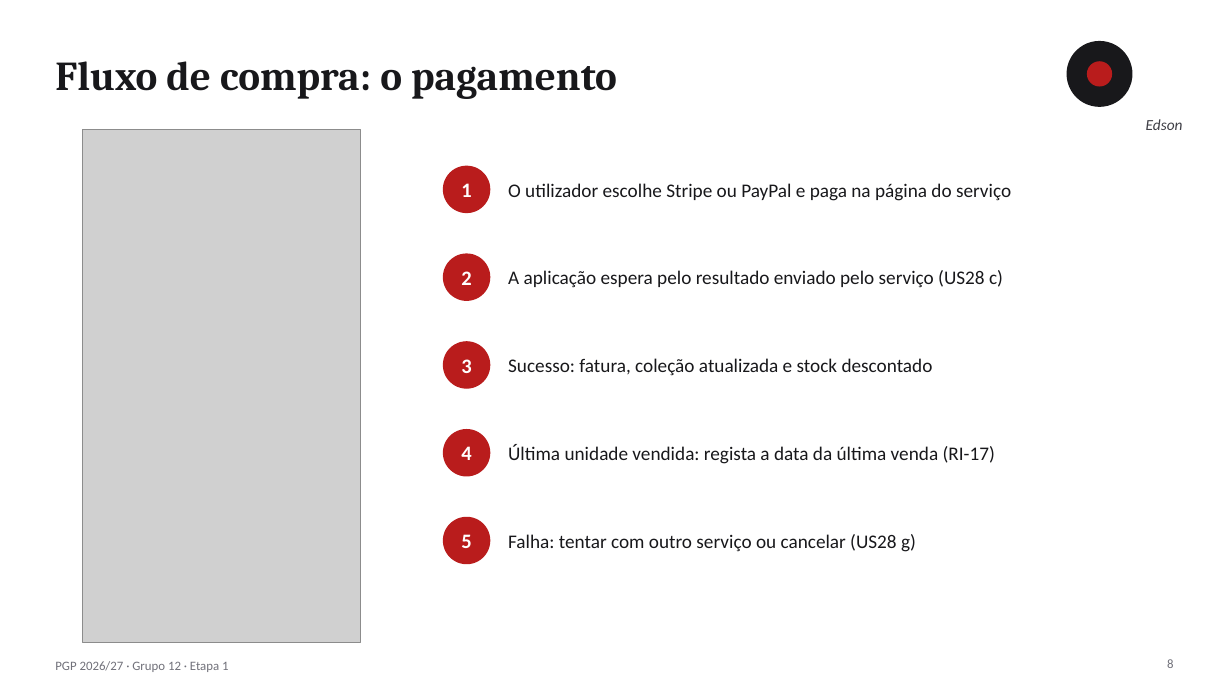
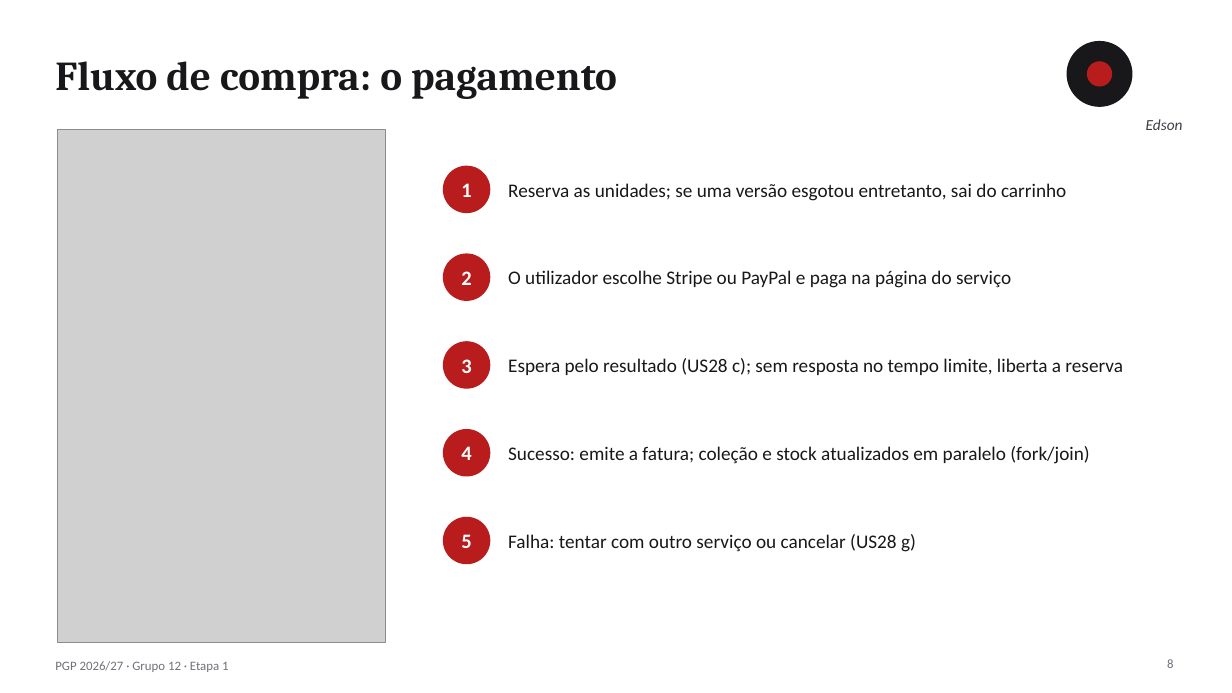
Before and after one commit to malat0o/PGP, a slide deck: slide 8 of etapa1/relatorio/PGP-2627-G12-E1-apresentacao.pptx. Drawn at 1232x693 pixels with LibreOffice and Linux fonts; fonts in the diff are those of the drawing; grey boxes stand for pictures. Boxes give left, top, right and bottom in pixels: in the first picture for what was removed or moved away, otherwise in the second. Text is boxed around its words. In the diff, an @@ line names an element or a change of style, - is before the commit and + after.

Commit message:
Bloco 7: relatório, apresentação e ZIP regenerados
- relatorio.md -> DOCX e PDF (43 páginas, índice atualizado)
- Apresentação: contagens novas, fluxo de pagamento revisto, novos serviços
- ZIP PGP-2627-G12-E1.ZIP com a mesma estrutura de pastas
- Ferramentas de geração guardadas em etapa1/ferramentas/

```diff
--- a/etapa1/relatorio/PGP-2627-G12-E1-apresentacao.pptx
+++ b/etapa1/relatorio/PGP-2627-G12-E1-apresentacao.pptx
@@ picture: place and size @@
-picture at [83,129,361,642]
+picture at [58,129,386,642]
@@ text added at [508,183,1066,201], 15 pt, text #18181B @@
+Reserva as unidades; se uma versão esgotou entretanto, sai do carrinho
@@ text "O utilizador escolhe Stripe ou ...": place and size @@
-text "O utilizador escolhe Stripe ou ..." at [508,183,1011,201]
+text "O utilizador escolhe Stripe ou ..." at [508,270,1011,288]
@@ text removed at [508,270,1003,288] @@
-A aplicação espera pelo resultado enviado pelo serviço (US28 c)
@@ text at [508,358,1123,375]: text changed @@
-Sucesso: fatura, coleção atualizada e stock descontado
+Espera pelo resultado (US28 c); sem resposta no tempo limite, liberta a reserva
@@ text at [508,446,1089,464]: text changed @@
-Última unidade vendida: regista a data da última venda (RI-17)
+Sucesso: emite a fatura; coleção e stock atualizados em paralelo (fork/join)
```
Also in this commit, not shown: 7 other slides changed, 12 other files.
